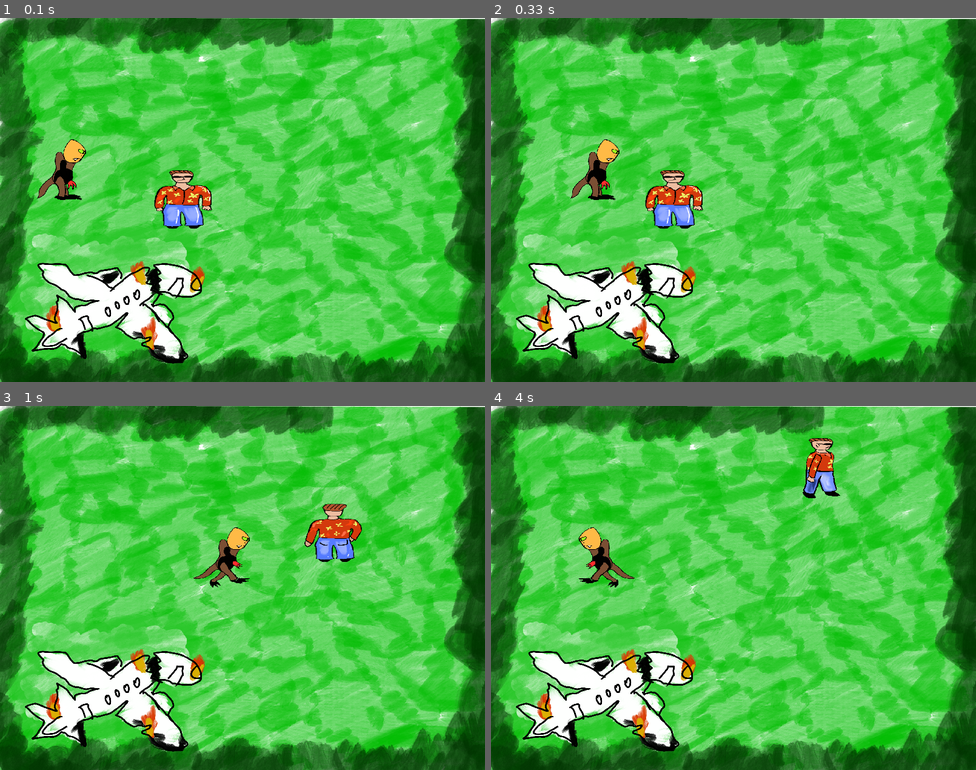
Above: before the commit, frames 1-4 (two rows, left to right).
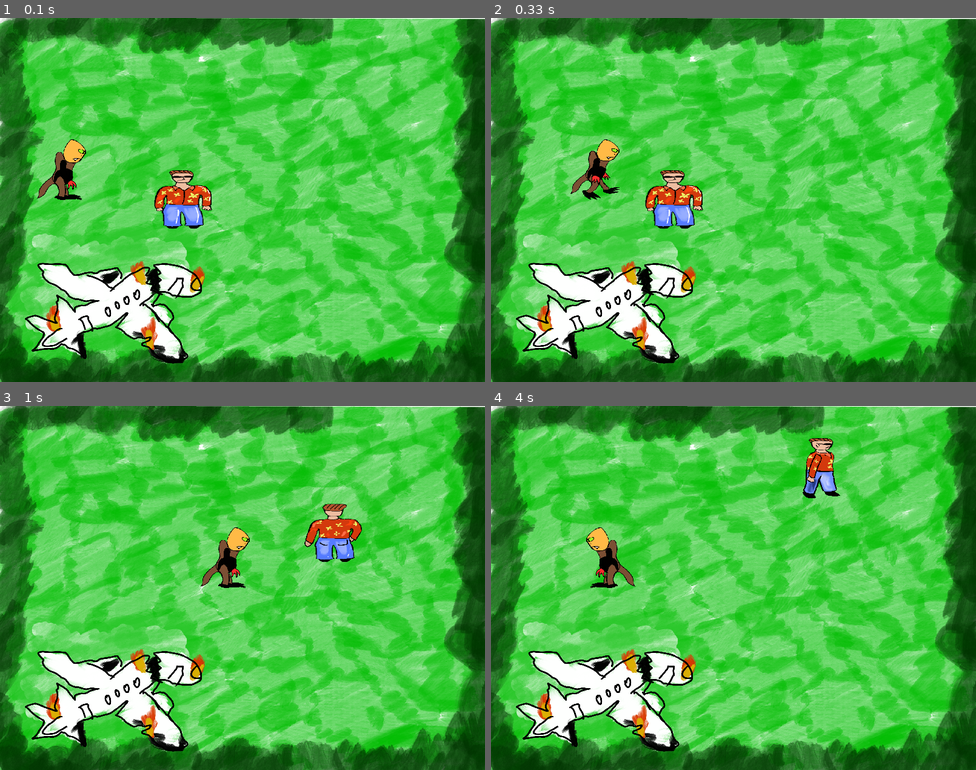
Above: after the commit, the same moments.

Repository: sartep1996/Final_Project_PyGame
Game: pygame game, started from main.py
Two runs of this game, one before a commit and one after it. Both use one fixed random seed, a clock stepped at 60 frames per second and the inputs below.
Inputs:
- Up to frame 1 (0.1 s): no input
- Up to frame 2 (0.33 s): no input
- Up to frame 3 (1 s): hold D 0.33-0.8 s; hold W from 0.83 s (still down)
- Up to frame 4 (4 s): release W at 1.13 s; hold D 1.17-1.63 s; hold A 1.67-2.2 s; hold S 2.23-2.53 s; hold A 2.57-2.97 s; hold W 3-3.37 s; hold D from 3.4 s (still down)

Frame 1 is identical in both runs. In frame 2, 0.5% of the frame differs, in the area x 16-27%, y 33-50%; in frame 3, 0.5%; in frame 4, 0.8%, in the area x 18-30%, y 33-50%.

Commit message:
Monster animation after stopping, FIXED

Diff:
--- a/monster_1.py
+++ b/monster_1.py
@@ -1,9 +1,8 @@
 import pygame as pg
 import time
 from boundries import BOUNDRY_RIGHT, BOUNDRY_LEFT, BOUNDRY_BOTTOM, BOUNDRY_TOP
-import math
-
-
+
+CLOSE_DISTANCE_THRESHOLD = 140
 
 class Monster1(pg.sprite.Sprite):
     def __init__(self, x, y, speed, monster_image_down_path_1, monster_image_down_path_2, monster_image_path_raw_down,  …(257 unchanged characters)…
@@ -37,7 +36,7 @@
         self.monster_rect.topleft = position #sets initial position
         self.is_monster_image = True
         self.animation_timer = 0
-        self.animation_delay = 350
+        self.animation_delay = 150
         self.movement_speed = 4
         self.last_moved = ''
         self.last_frame_time = time.time()
@@ -66,6 +65,7 @@
 
         self.monster_collides_with(player_rect)
         self.monster_animate()
+        self.monster_animate_when_following(player_rect)
     '''
     def monster_update is main function that is responsible for updating monster, it has all the other functions, responsible for monster behaviour
     '''
@@ -217,8 +217,29 @@
             self.is_monster_image = True
             self.animation_timer = 0  # Reset the timer
 
-        if self.should_follow_player and self.direction == 0:
-            self.is_monster_image = False  # Set to False when not moving
+
+
+    def monster_animate_when_following(self, player_rect):
+        current_time = time.time()
+        delta_time = current_time - self.last_frame_time
+        self.last_frame_time = current_time
+
+        if self.direction != 0:
+            self.animation_timer += delta_time * 700
+            if self.animation_timer >= self.animation_delay:
+                self.animation_timer = 0  # Reset the timer
+                self.is_monster_image = not self.is_monster_image  # Toggle the image
+        else:
+            self.is_monster_image = True
+            self.animation_timer = 0  # Reset the timer
+
+        player_vector = pg.math.Vector2(player_rect.center)
+        monster_vector = pg.math.Vector2(self.monster_rect.center)
+        player_distance = player_vector.distance_to(monster_vector)
+        if player_distance < CLOSE_DISTANCE_THRESHOLD:
+            self.is_monster_image = True
+
+
 
 monster_image_path_raw_down = 'Images/Monster_1_sprites/monster_down_still.png'
 monster_image_down_path_1 = 'Images/Monster_1_sprites/monster_down_1.png'
